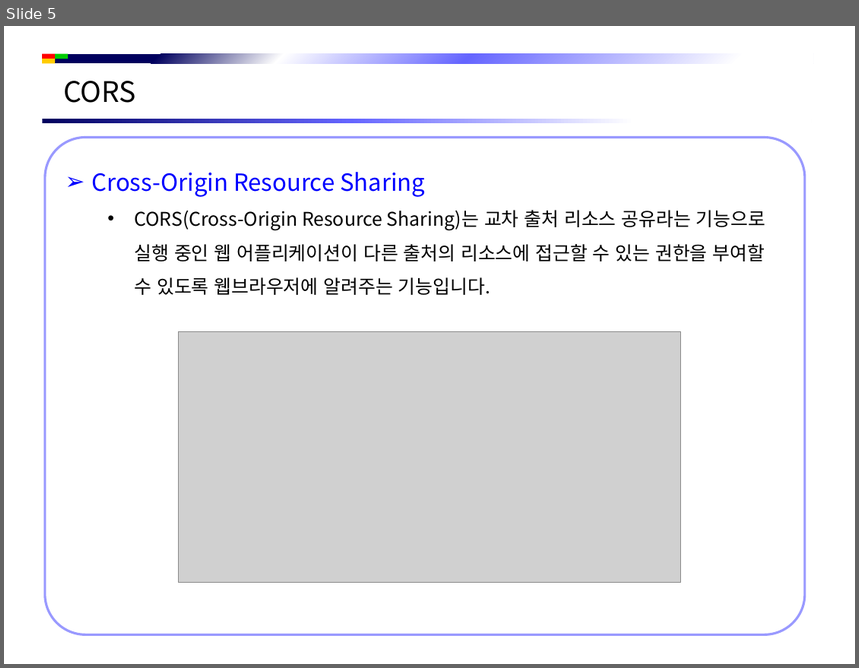
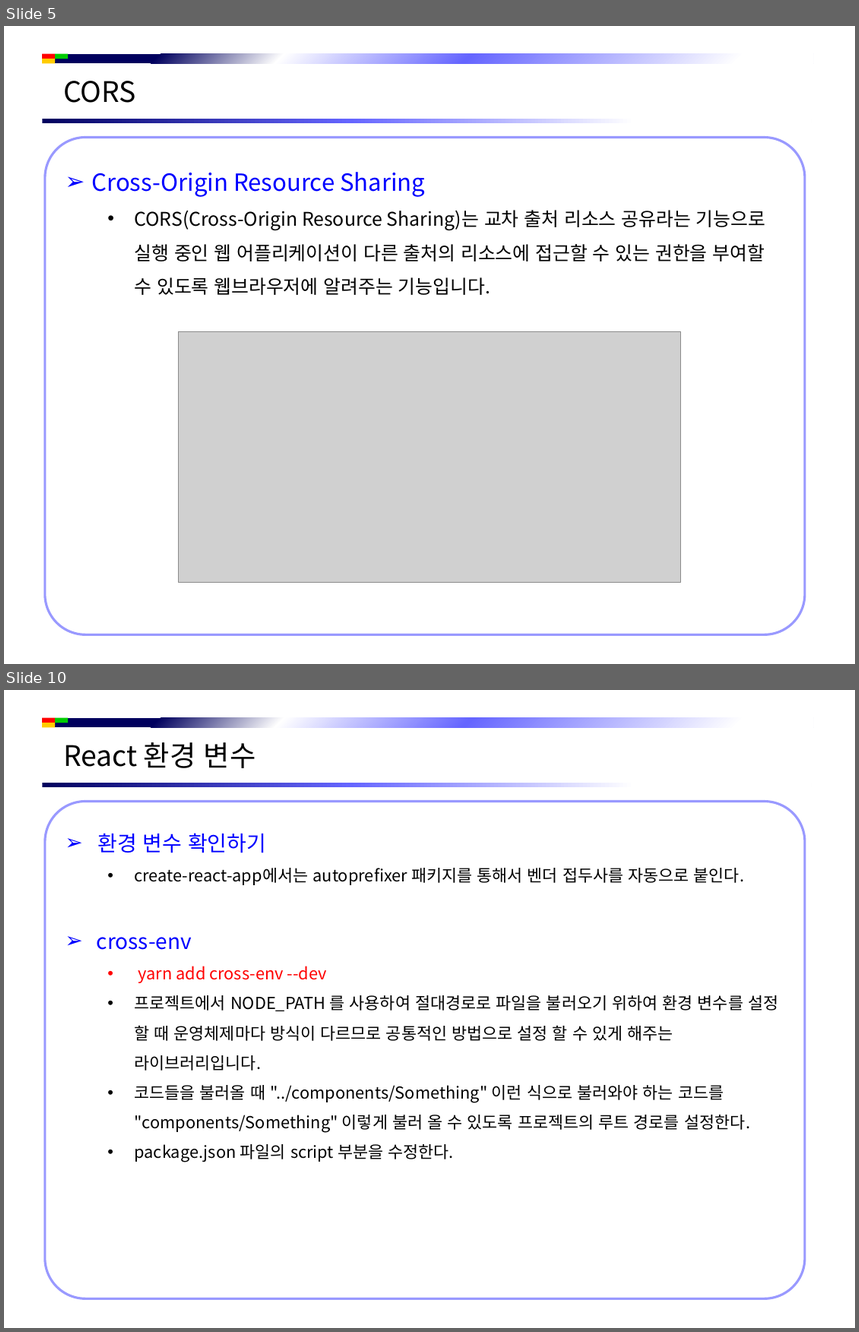
Before and after one commit to jsh-1235/Document, a slide deck: Front-End/React/React 개념 정리.pptx. Shown one above the other, each under a label of ours: slide 5 before the commit, slides 5 and 10 after it; the slides between them are not shown. The pictures are 859x668 and 859x1332 pixels, drawn with LibreOffice and Linux fonts; fonts in the diff are those of the drawing; grey boxes stand for pictures; background and template pictures are left out. Boxes give left, top, right and bottom in pixels: in the first picture for what was removed or moved away, otherwise in the second. Text is boxed around its words. In the diff, an @@ line names an element or a change of style, - is before the commit and + after.

```diff
--- a/Front-End/React/React 개념 정리.pptx
+++ b/Front-End/React/React 개념 정리.pptx
@@ slide 10 added at [4, 690, 855, 1328], background #FFFFFF; not listed: 5 template elements that a slide beside it also shows @@
@@ text added at [63, 742, 256, 768], 24 pt, text #000000 @@
+React 환경 변수
@@ rounded rectangle added at [45, 802, 805, 1300], fill #FFFFFF, outline #9999FF 2 pt, 14 pt, text #000000 @@
+➢ 환경 변수 확인하기
+  • create-react-app에서는 autoprefixer 패키지를 통해서 벤더 접두사를 자동으로 붙인다.
+➢ cross-env
+  • yarn add cross-env --dev
+  • 프로젝트에서 NODE_PATH 를 사용하여 절대경로로 파일을 불러오기 위하여 환경 변수를 설정 할 때 운영체제마다 방식이 다르므로 공통적인 방법으로 설정 할 수 있게 해주는 라이브러리입니다.
+  • 코드들을 불러올 때 "../components/Something" 이런 식으로 불러와야 하는 코드를 "components/Something" 이렇게 불러 올 수 있도록 프로젝트의 루트 경로를 설정한다.
+  • package.json 파일의 script 부분을 수정한다.
```
Also in this commit, not shown: 11 other slides added, 4 other files.
